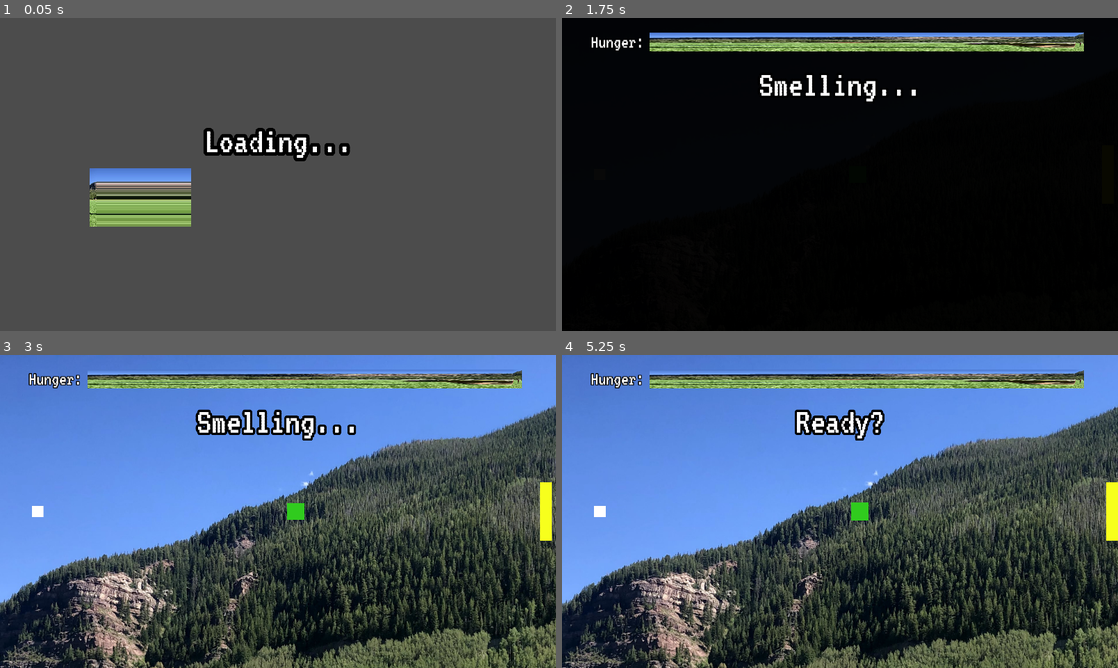
Above: before the commit, frames 1-4 (two rows, left to right).
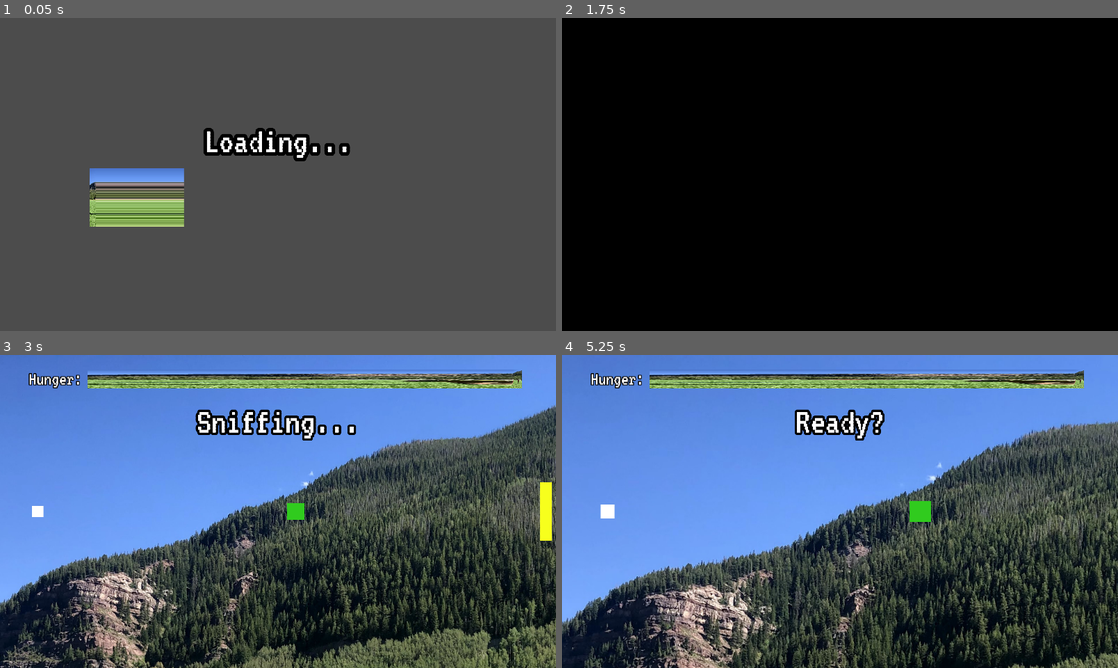
Above: after the commit, the same moments.

Repository: sredna43/gameoff2021
Game: Godot game, scene res://main/Main.tscn
The game is run twice, just before and just after one commit, with the same random seed, the same clock (stepped at 60 frames per second) and the same inputs.
Inputs (mouse positions are in pixels of both pictures, inside the frame that each line leads up to):
- Up to frame 1 (0.05 s): no input
- Up to frame 2 (1.75 s): tap Enter at 0.5 s; move the mouse to (962, 158) at 0.52 s; click (962, 158) at 0.67 s; move the mouse to (728, 190) at 1.27 s; click (728, 190) at 1.42 s
- Up to frame 3 (3 s): move the mouse to (333, 442) at 2.02 s; click (333, 442) at 2.17 s; tap Space at 2.75 s; move the mouse to (250, 574) at 2.77 s; click (250, 574) at 2.92 s
- Up to frame 4 (5.25 s): tap Enter at 3.5 s; move the mouse to (1006, 558) at 3.52 s; click (1006, 558) at 3.67 s; tap Space at 4.25 s; move the mouse to (673, 464) at 4.27 s; click (673, 464) at 4.42 s; move the mouse to (867, 511) at 5.02 s; click (867, 511) at 5.17 s

The runs differ from the first frame. In frame 1, 1.6% of the frame differs, in the area x 17-35%, y 48-67%; in frame 2, 5.4%; in frame 3, 0.4%; in frame 4, 37%, in the area x 0-100%, y 16-100%.

Commit message:
added starve feature, cleaned up animations

Diff:
--- a/Godot/characters/player/Player.tscn
+++ b/Godot/characters/player/Player.tscn
@@ -8,6 +8,61 @@
 [sub_resource type="CapsuleShape2D" id=1]
 radius = 21.0
 height = 0.0
+
+[sub_resource type="Animation" id=5]
+length = 0.001
+tracks/0/type = "value"
+tracks/0/path = NodePath("ColorRect:rect_size")
+tracks/0/interp = 1
+tracks/0/loop_wrap = true
+tracks/0/imported = false
+tracks/0/enabled = true
+tracks/0/keys = {
+"times": PoolRealArray( 0 ),
+"transitions": PoolRealArray( 1 ),
+"update": 0,
+"values": [ Vector2( 40, 40 ) ]
+}
+
+[sub_resource type="Animation" id=4]
+resource_name = "die"
+length = 0.7
+tracks/0/type = "value"
+tracks/0/path = NodePath(".:rotation_degrees")
+tracks/0/interp = 1
+tracks/0/loop_wrap = true
+tracks/0/imported = false
+tracks/0/enabled = true
+tracks/0/keys = {
+"times": PoolRealArray( 0, 0.7 ),
+"transitions": PoolRealArray( 1, 1 ),
+"update": 0,
+"values": [ 0.0, 360.0 ]
+}
+tracks/1/type = "value"
+tracks/1/path = NodePath(".:modulate")
+tracks/1/interp = 1
+tracks/1/loop_wrap = true
+tracks/1/imported = false
+tracks/1/enabled = true
+tracks/1/keys = {
+"times": PoolRealArray( 0, 0.7 ),
+"transitions": PoolRealArray( 1, 1 ),
+"update": 0,
+"values": [ Color( 1, 1, 1, 1 ), Color( 1, 1, 1, 0 ) ]
+}
+tracks/2/type = "value"
+tracks/2/path = NodePath("ColorRect:rect_size")
+tracks/2/interp = 1
+tracks/2/loop_wrap = true
+tracks/2/imported = false
+tracks/2/enabled = true
+tracks/2/keys = {
+"times": PoolRealArray( 0, 0.7 ),
+"transitions": PoolRealArray( 1, 1 ),
+"update": 0,
+"values": [ Vector2( 40, 40 ), Vector2( 0, 0 ) ]
+}
 
 [sub_resource type="Animation" id=2]
 resource_name = "idle"
@@ -25,6 +80,8 @@
 shape = SubResource( 1 )
 
 [node name="AnimationPlayer" type="AnimationPlayer" parent="."]
+anims/RESET = SubResource( 5 )
+anims/die = SubResource( 4 )
 anims/idle = SubResource( 2 )
 anims/move = SubResource( 3 )
 
--- a/Godot/characters/player/scripts/controller.gd
+++ b/Godot/characters/player/scripts/controller.gd
@@ -3,11 +3,12 @@
 ### SETUP
 onready var state_machine = $States
 onready var level = get_parent()
+onready var anim = $AnimationPlayer
 
 func _ready():
 	state_machine.init(self)
 	position.y = 540
-	Global.dprint(Global.hunger)
+	Global.dprint("Starting hunger: " + str(Global.hunger))
 
 func _physics_process(_delta):
 	if Global.playing:
@@ -45,16 +46,16 @@
 func starved():
 	emit_signal("starved")
 	Global.dprint("starved")
+	anim.play("die")
 
 func eat(calories):
 	Global.hunger += calories
 	Global.dprint("Just ate " + str(calories) + " calories, hunger now at " + str(Global.hunger))
 
 ### LOOKS
-onready var animation_player = $AnimationPlayer
 
 func play_animation(animation):
-	if animation_player.current_animation == animation:
+	if anim.current_animation == animation:
 		return
 	else:
-		animation_player.play(animation)
+		anim.play(animation)
--- a/Godot/characters/player/scripts/fsm/state.gd
+++ b/Godot/characters/player/scripts/fsm/state.gd
@@ -8,7 +8,7 @@
 
 func enter(player):
 	Global.dprint("Entering " + tag)
-	player.animation_player.playback_speed = 1
+	player.anim.playback_speed = 1
 	player.play_animation(tag)
 	pass
 
--- a/Godot/levels/0/Level_0.tscn
+++ b/Godot/levels/0/Level_0.tscn
@@ -21,34 +21,32 @@
 [sub_resource type="ShaderMaterial" id=2]
 shader = SubResource( 1 )
 
-[sub_resource type="Animation" id=3]
+[sub_resource type="Animation" id=8]
 resource_name = "start"
-length = 5.0
+length = 7.0
 tracks/0/type = "value"
-tracks/0/path = NodePath("Player/Camera2D:zoom")
+tracks/0/path = NodePath("Blackout:self_modulate")
 tracks/0/interp = 1
 tracks/0/loop_wrap = true
 tracks/0/imported = false
 tracks/0/enabled = true
 tracks/0/keys = {
-"times": PoolRealArray( 0.5, 3.5, 5 ),
-"transitions": PoolRealArray( 1, 1, 1 ),
+"times": PoolRealArray( 0, 0.7 ),
+"transitions": PoolRealArray( 1, 1 ),
 "update": 0,
-"values": [ Vector2( 1, 1 ), Vector2( 1, 1 ), Vector2( 0.3, 0.3 ) ]
-}
-tracks/1/type = "method"
-tracks/1/path = NodePath(".")
+"values": [ Color( 1, 1, 1, 1 ), Color( 1, 1, 1, 0 ) ]
+}
+tracks/1/type = "value"
+tracks/1/path = NodePath("Blackout:visible")
 tracks/1/interp = 1
 tracks/1/loop_wrap = true
 tracks/1/imported = false
 tracks/1/enabled = true
 tracks/1/keys = {
-"times": PoolRealArray( 5 ),
-"transitions": PoolRealArray( 1 ),
-"values": [ {
-"args": [  ],
-"method": "start"
-} ]
+"times": PoolRealArray( 0, 0.7 ),
+"transitions": PoolRealArray( 1, 1 ),
+"update": 1,
+"values": [ true, false ]
 }
 tracks/2/type = "method"
 tracks/2/path = NodePath("HUD")
@@ -57,25 +55,66 @@
 tracks/2/imported = false
 tracks/2/enabled = true
 tracks/2/keys = {
-"times": PoolRealArray( 0.5 ),
-"transitions": PoolRealArray( 1 ),
+"times": PoolRealArray( 0, 6.5 ),
+"transitions": PoolRealArray( 1, 1 ),
 "values": [ {
+"args": [ "\"show\"" ],
+"method": "toggle_top_hud"
+}, {
 "args": [  ],
-"method": "start_level"
+"method": "fade_out_top_text"
 } ]
 }
-tracks/3/type = "value"
-tracks/3/path = NodePath("Blackout:self_modulate")
+tracks/3/type = "method"
+tracks/3/path = NodePath("HUD")
 tracks/3/interp = 1
 tracks/3/loop_wrap = true
 tracks/3/imported = false
 tracks/3/enabled = true
 tracks/3/keys = {
-"times": PoolRealArray( 0, 0.5 ),
-"transitions": PoolRealArray( 1, 1 ),
+"times": PoolRealArray( 0, 3, 5.5 ),
+"transitions": PoolRealArray( 1, 1, 1 ),
+"values": [ {
+"args": [ "Sniffing..." ],
+"method": "set_top_text"
+}, {
+"args": [ "Ready?" ],
+"method": "set_top_text"
+}, {
+"args": [ "Go!" ],
+"method": "set_top_text"
+} ]
+}
+tracks/4/type = "value"
+tracks/4/path = NodePath("Player/Camera2D:zoom")
+tracks/4/interp = 1
+tracks/4/loop_wrap = true
+tracks/4/imported = false
+tracks/4/enabled = true
+tracks/4/keys = {
+"times": PoolRealArray( 0, 3, 5 ),
+"transitions": PoolRealArray( 1, 1, 1 ),
 "update": 0,
-"values": [ Color( 1, 1, 1, 1 ), Color( 1, 1, 1, 0 ) ]
-}
+"values": [ Vector2( 1, 1 ), Vector2( 1, 1 ), Vector2( 0.3, 0.3 ) ]
+}
+tracks/5/type = "method"
+tracks/5/path = NodePath(".")
+tracks/5/interp = 1
+tracks/5/loop_wrap = true
+tracks/5/imported = false
+tracks/5/enabled = true
+tracks/5/keys = {
+"times": PoolRealArray( 5.5 ),
+"transitions": PoolRealArray( 1 ),
+"values": [ {
+"args": [  ],
+"method": "start"
+} ]
+}
+
+[sub_resource type="Animation" id=9]
+resource_name = "starved"
+length = 3.0
 
 [sub_resource type="RectangleShape2D" id=4]
 extents = Vector2( 1104.5, 40 )
@@ -135,7 +174,8 @@
 position = Vector2( 1021, 540 )
 
 [node name="AnimationPlayer" type="AnimationPlayer" parent="."]
-anims/start = SubResource( 3 )
+anims/start = SubResource( 8 )
+anims/starved = SubResource( 9 )
 
 [node name="Walls" type="StaticBody2D" parent="."]
 
--- a/Godot/levels/level.gd
+++ b/Godot/levels/level.gd
@@ -8,7 +8,11 @@
 onready var anim: AnimationPlayer = $AnimationPlayer
 onready var player = $Player
 onready var hud: CanvasLayer = $HUD
-var next_level
+onready var blackout: ColorRect = $Blackout
+onready var next_level_num: String = str(int(name) + 1)
+onready var next_level: String = "res://levels/%s/Level_%s.tscn" % [next_level_num, next_level_num]
+onready var this_level_num: String = str(int(name))
+onready var this_level: String = "res://levels/%s/Level_%s.tscn" % [this_level_num, this_level_num]
 
 var pressed = false
 
@@ -16,15 +20,16 @@
 export var base_hunger = 250
 
 func _ready():
-	var next_level_num = str(int(name) + 1)
-	#next_level = "res://levels/" + next_level_num  + "/Level_" + next_level_num + ".tscn"
 	next_level = "res://levels/0/Level_0.tscn"
 	var level_size = overlay.get_texture().get_size()
 	viewport.set_size(level_size)
 	overlay.set_size(level_size)
 	bg.set_size(level_size)
+	blackout.show()
+	blackout.set_self_modulate(Color(1, 1, 1, 1))
 	anim.play("start")
 	player.connect("winner", self, "win_level")
+	player.connect("starved", self, "starved")
 	Global.hunger = base_hunger
 	Global.max_hunger = base_hunger
 
@@ -35,7 +40,6 @@
 func _physics_process(_delta):
 	if pressed and Global.get_playing():
 		drawer.draw_at(player.position)
-	#yield(VisualServer, "frame_post_draw")
 	var texture = viewport.get_texture()
 	overlay.material.set_shader_param("mask_texture", texture)
 
@@ -45,3 +49,13 @@
 func win_level():
 	Global.set_playing(false)
 	SceneHandler.goto_scene(next_level, self)
+
+func starved():
+	Global.set_playing(false)
+	hud.lose_game("You starved :(")
+	anim.play("starved")
+	yield(anim, "animation_finished")
+	restart_level()
+
+func restart_level():
+	SceneHandler.goto_scene(this_level, self)
--- a/Godot/main/singletons/scene_handler.gd
+++ b/Godot/main/singletons/scene_handler.gd
@@ -29,7 +29,7 @@
 			# Still loading
 			var progress = float(loader.get_stage())/loader.get_stage_count()
 			loading_bar.update(progress * 100)
-			Global.dprint(progress)
+			Global.dprint("Loading: " + str(progress))
 		else:
 			print("Error while loading scene at path " + str(path), err)
 			break
--- a/Godot/project.godot
+++ b/Godot/project.godot
@@ -51,7 +51,6 @@
 
 window/size/width=1920
 window/size/height=1080
-window/size/resizable=false
 window/size/test_width=960
 window/size/test_height=540
 window/stretch/mode="viewport"
--- a/Godot/ui/huds/HUD.tscn
+++ b/Godot/ui/huds/HUD.tscn
@@ -16,32 +16,31 @@
 outline_color = Color( 0, 0, 0, 1 )
 font_data = ExtResource( 1 )
 
-[sub_resource type="Animation" id=10]
-resource_name = "start"
-length = 7.0
+[sub_resource type="Animation" id=13]
+resource_name = "fade_out_top_text"
 tracks/0/type = "value"
-tracks/0/path = NodePath("TopHUD/VBoxContainer/Text/ReadyGo:text")
+tracks/0/path = NodePath("TopHUD/VBoxContainer/Text/ReadyGo:visible")
 tracks/0/interp = 1
 tracks/0/loop_wrap = true
 tracks/0/imported = false
 tracks/0/enabled = true
 tracks/0/keys = {
-"times": PoolRealArray( 0, 3, 5 ),
-"transitions": PoolRealArray( 1, 1, 1 ),
+"times": PoolRealArray( 0, 1 ),
+"transitions": PoolRealArray( 1, 1 ),
 "update": 1,
-"values": [ "Smelling...", "Ready?", "Go!" ]
+"values": [ true, false ]
 }
 tracks/1/type = "value"
-tracks/1/path = NodePath("TopHUD/VBoxContainer/Text/ReadyGo:self_modulate")
+tracks/1/path = NodePath("TopHUD/VBoxContainer/Text/ReadyGo:modulate")
 tracks/1/interp = 1
 tracks/1/loop_wrap = true
 tracks/1/imported = false
 tracks/1/enabled = true
 tracks/1/keys = {
-"times": PoolRealArray( 0, 5, 7 ),
-"transitions": PoolRealArray( 1, 1, 1 ),
+"times": PoolRealArray( 0, 1 ),
+"transitions": PoolRealArray( 1, 1 ),
 "update": 0,
-"values": [ Color( 1, 1, 1, 1 ), Color( 1, 1, 1, 1 ), Color( 1, 1, 1, 0 ) ]
+"values": [ Color( 1, 1, 1, 1 ), Color( 1, 1, 1, 0 ) ]
 }
 
 [node name="HUD" type="CanvasLayer"]
@@ -61,7 +60,7 @@
 margin_left = 100.0
 margin_top = 50.0
 margin_right = 1820.0
-margin_bottom = 294.0
+margin_bottom = 426.0
 custom_constants/separation = 50
 
 [node name="HungerBar" type="HBoxContainer" parent="TopHUD/VBoxContainer"]
@@ -90,17 +89,41 @@
 [node name="Text" type="CenterContainer" parent="TopHUD/VBoxContainer"]
 margin_top = 115.0
 margin_right = 1720.0
-margin_bottom = 244.0
+margin_bottom = 376.0
 
 [node name="ReadyGo" type="Label" parent="TopHUD/VBoxContainer/Text"]
 margin_left = 579.0
 margin_right = 1140.0
+margin_bottom = 261.0
+custom_fonts/font = SubResource( 9 )
+text = "Sniffing...
+"
+
+[node name="MiddleHUD" type="MarginContainer" parent="."]
+anchor_top = 0.5
+anchor_right = 1.0
+anchor_bottom = 0.5
+__meta__ = {
+"_edit_use_anchors_": false
+}
+
+[node name="CenterContainer" type="CenterContainer" parent="MiddleHUD"]
+margin_right = 1920.0
+margin_bottom = 129.0
+
+[node name="VBoxContainer" type="VBoxContainer" parent="MiddleHUD/CenterContainer"]
+margin_left = 603.0
+margin_right = 1317.0
+margin_bottom = 129.0
+
+[node name="CenteredText" type="Label" parent="MiddleHUD/CenterContainer/VBoxContainer"]
+margin_right = 714.0
 margin_bottom = 129.0
 custom_fonts/font = SubResource( 9 )
-text = "Smelling..."
+text = "You starved :("
 
 [node name="AnimationPlayer" type="AnimationPlayer" parent="."]
-anims/start = SubResource( 10 )
+anims/fade_out_top_text = SubResource( 13 )
 __meta__ = {
 "_editor_description_": "Smelling..."
 }
--- a/Godot/ui/huds/hud.gd
+++ b/Godot/ui/huds/hud.gd
@@ -1,9 +1,49 @@
 extends CanvasLayer
 
+onready var top_hud = $TopHUD
+onready var middle_hud = $MiddleHUD
+onready var top_text = $TopHUD/VBoxContainer/Text/ReadyGo
 onready var hunger_bar = $TopHUD/VBoxContainer/HungerBar/ProgressBar
+onready var middle_text = $MiddleHUD/CenterContainer/VBoxContainer/CenteredText
+onready var anim = $AnimationPlayer
 
-func start_level():
-	$AnimationPlayer.play("start")
+func _ready() -> void:
+	middle_hud.hide()
+	top_hud.hide()
 
-func _physics_process(delta):
+func toggle_top_hud(override: String = "") -> void:
+	if override == "show":
+		top_hud.show()
+	if override == "hide":
+		top_hud.hide()
+	if top_hud.visible:
+		top_hud.hide()
+	else:
+		top_hud.show()
+
+func toggle_middle_hud(override: String = "") -> void:
+	if override == "show":
+		middle_hud.show()
+	if override == "hide":
+		middle_hud.hide()
+	if top_hud.visible:
+		middle_hud.hide()
+	else:
+		middle_hud.show()
+
+func _physics_process(_delta):
 	hunger_bar.value = (Global.hunger / Global.max_hunger) * 100
+
+func set_top_text(text: String) -> void:
+	top_text.text = text
+
+func set_middle_text(text: String) -> void:
+	middle_text.text = text
+
+func fade_out_top_text() -> void:
+	anim.play("fade_out_top_text")
+
+func lose_game(reason: String = "You starved :(", current_level: String = "") -> void:
+	middle_text.text = reason
+	top_hud.hide()
+	middle_hud.show()
Not shown: 1 places in Godot/characters/player/Player.tscn that only renumber resources
Not shown: 1 places in Godot/levels/0/Level_0.tscn that only renumber resources
